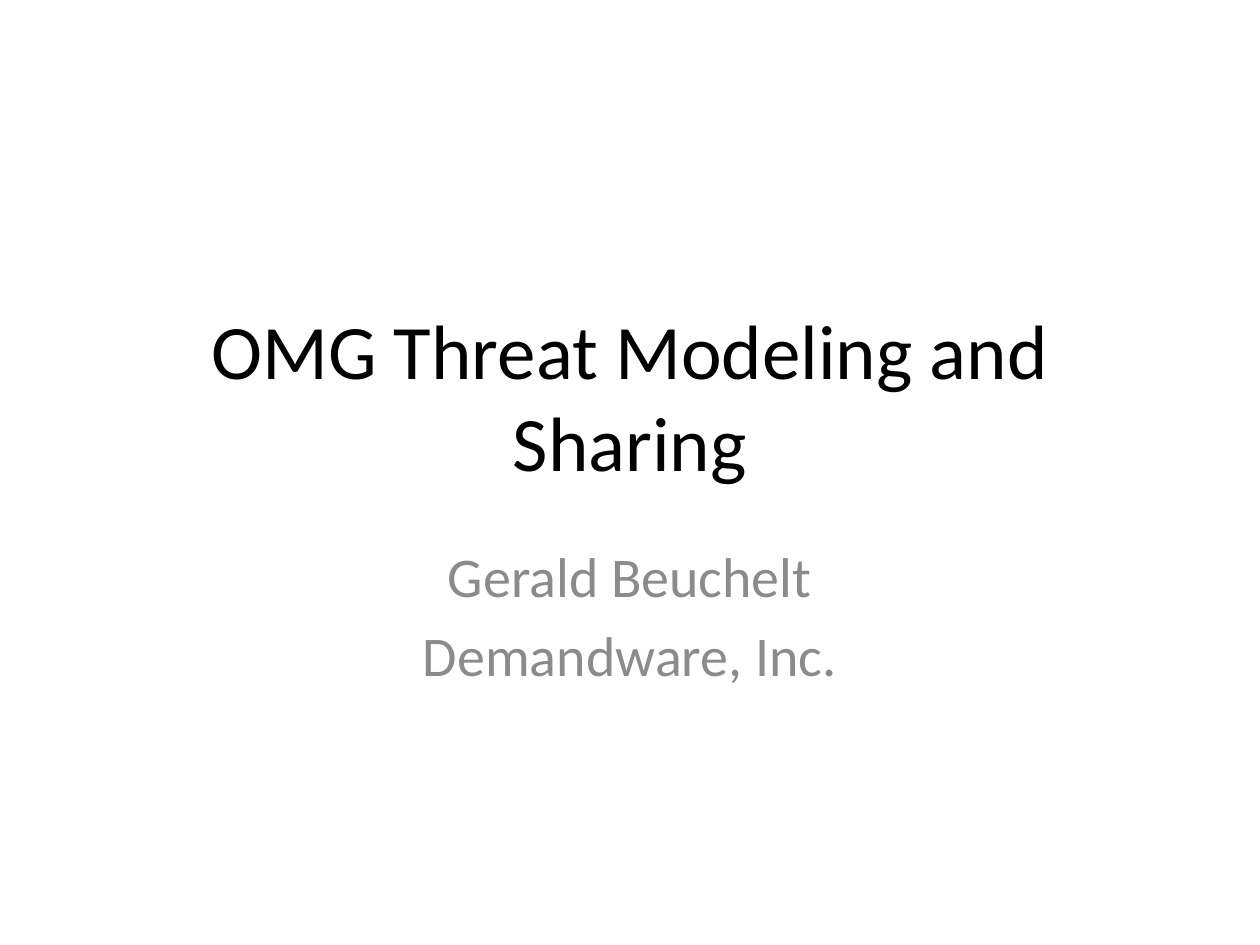
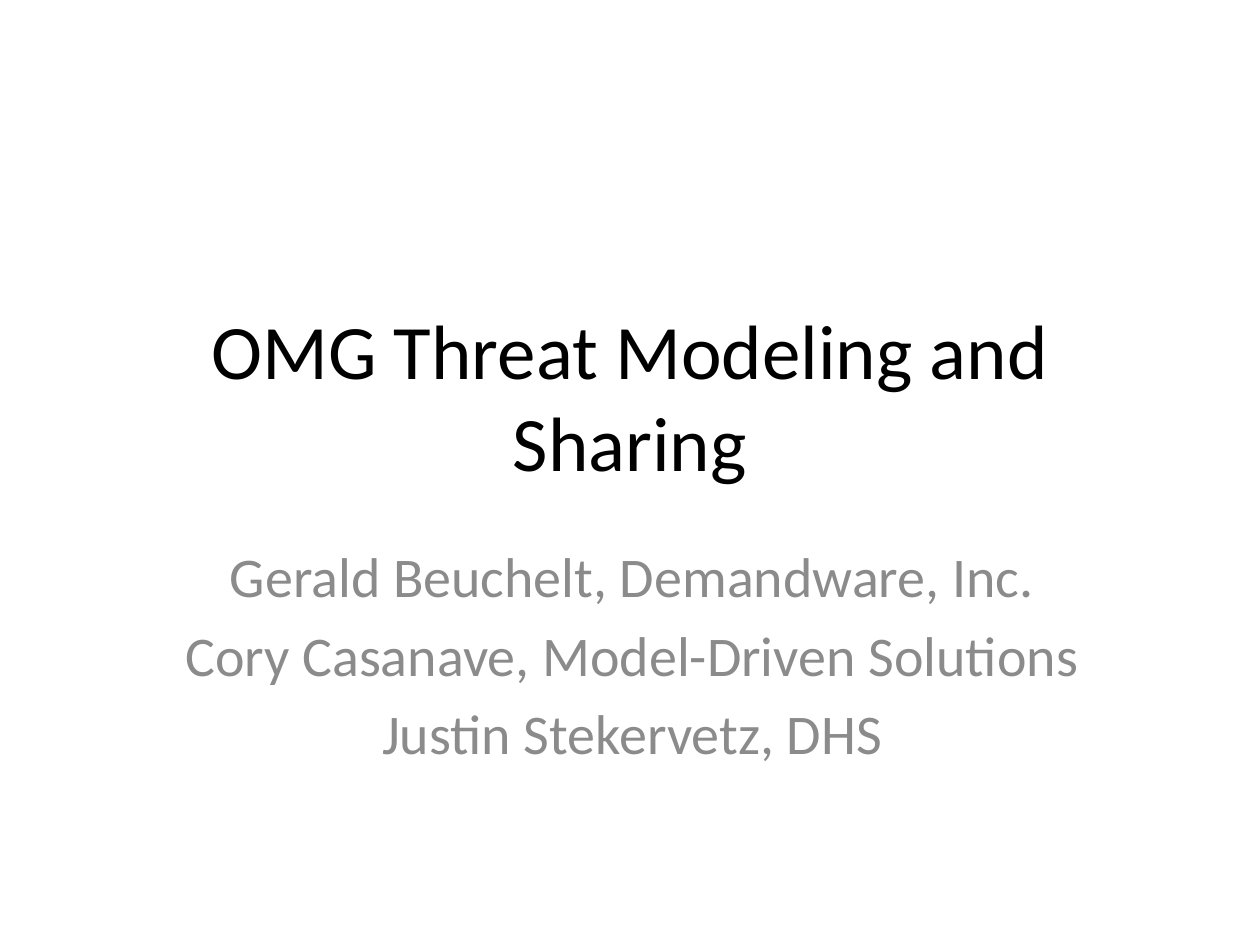
Before and after one commit to omg-threat-modeling/phase1, a slide deck: slide 1 of docs/Threat Modeling and Sharing-20140326.pptx. Drawn at 1260x945 pixels with LibreOffice and Linux fonts; fonts in the diff are those of the drawing. Boxes give left, top, right and bottom in pixels: in the first picture for what was removed or moved away, otherwise in the second. Text is boxed around its words. In the diff, an @@ line names an element or a change of style, - is before the commit and + after.

Commit message:
Updated slide deck for OMG meeting 	modified:   docs/Threat Modeling and Sharing-20140326.pptx

```diff
--- a/docs/Threat Modeling and Sharing-20140326.pptx
+++ b/docs/Threat Modeling and Sharing-20140326.pptx
@@ subtitle at (x1=185, y1=558, x2=1077, y2=761): text changed @@
-Gerald Beuchelt
-Demandware, Inc.
+Gerald Beuchelt, Demandware, Inc.
+Cory Casanave, Model-Driven Solutions
+Justin Stekervetz, DHS
```
Also in this commit, not shown: 2 other slides changed, 5 slides added.
